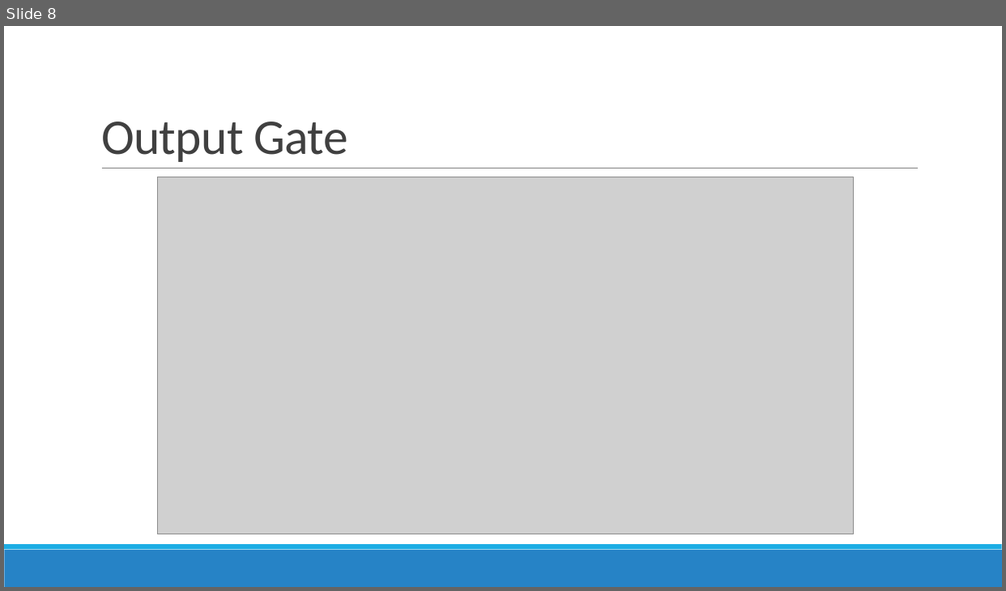
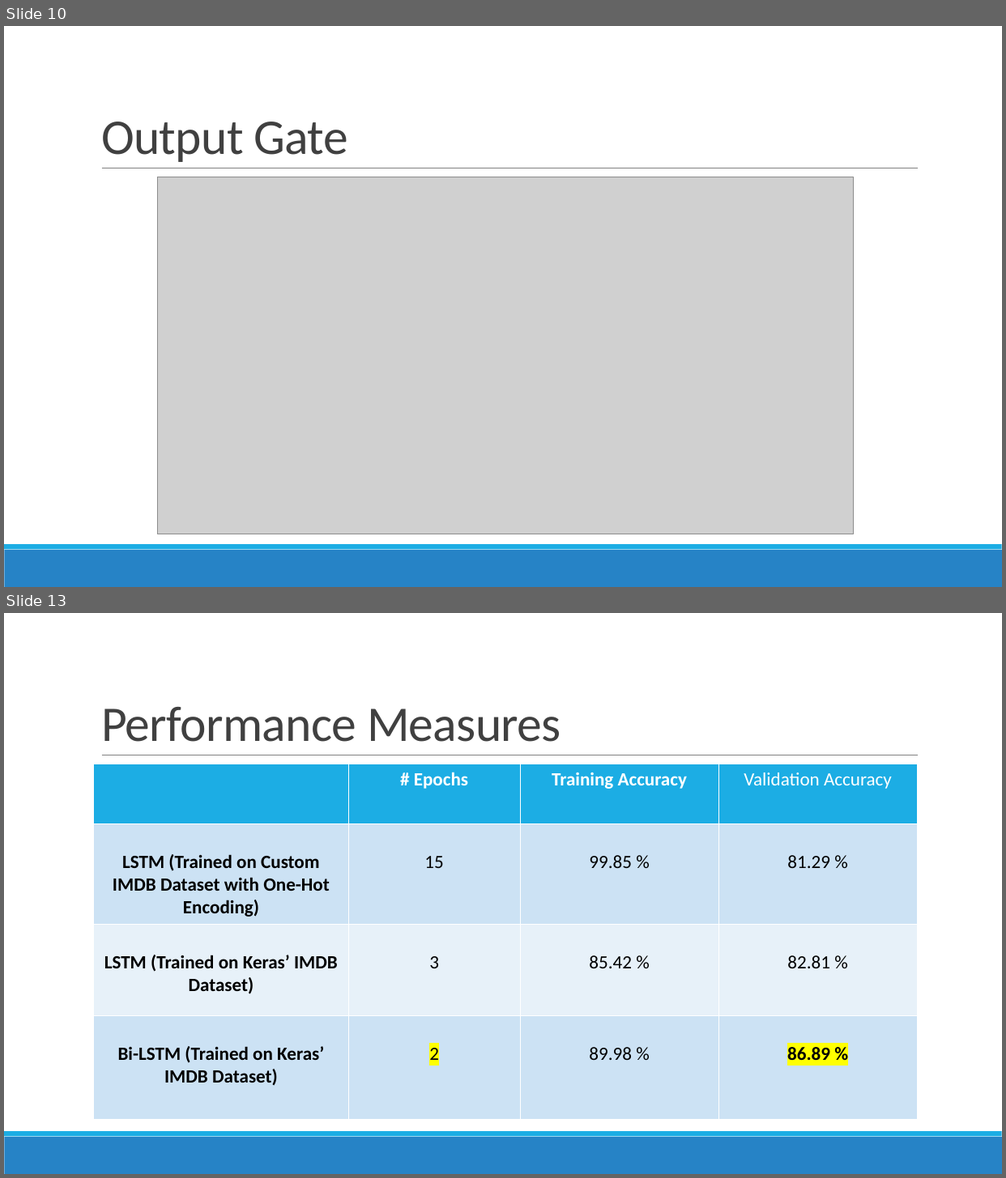
Before and after one commit to kshitijyelpale/LFD-Application-of-NN-in-LSTM, a slide deck: Documentation/LSTM Presentation.pptx. Shown one above the other, each under a label of ours: slide 8 before the commit, slides 10 and 13 after it; the slides between them are not shown. The pictures are 1006x591 and 1006x1178 pixels, drawn with LibreOffice and Linux fonts; fonts in the diff are those of the drawing; grey boxes stand for pictures. Boxes give left, top, right and bottom in pixels: in the first picture for what was removed or moved away, otherwise in the second. Text is boxed around its words. In the diff, an @@ line names an element or a change of style, - is before the commit and + after.

```diff
--- a/Documentation/LSTM Presentation.pptx
+++ b/Documentation/LSTM Presentation.pptx
@@ slide 13 added at [4, 613, 1002, 1174], background #FFFFFF; not listed: 3 template elements that a slide beside it also shows @@
@@ title added at [101, 707, 561, 742], 48 pt, text #404040 @@
+Performance Measures
@@ table added at [94, 764, 917, 1121], 4 rows, 4 columns @@
+ | # Epochs | Training Accuracy | Validation Accuracy
+LSTM (Trained on Custom IMDB Dataset with One-Hot Encoding) | 15 | 99.85 % | 81.29 %
+LSTM (Trained on Keras’ IMDB Dataset) | 3 | 85.42 % | 82.81 %
+Bi-LSTM (Trained on Keras’ IMDB Dataset) | 2 | 89.98 % | 86.89 %
@@ what was slide 8 is now slide 10 @@
```
Also in this commit, not shown: 4 slides changed, 9 other slides added, 1 slide removed.
